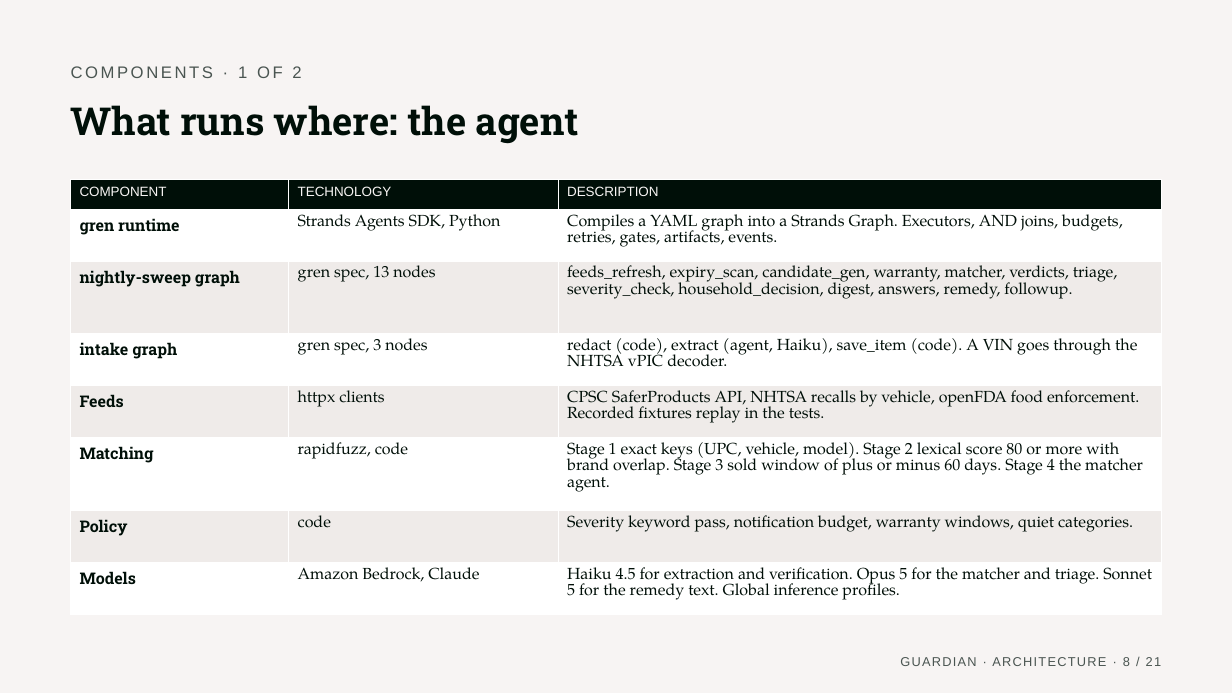
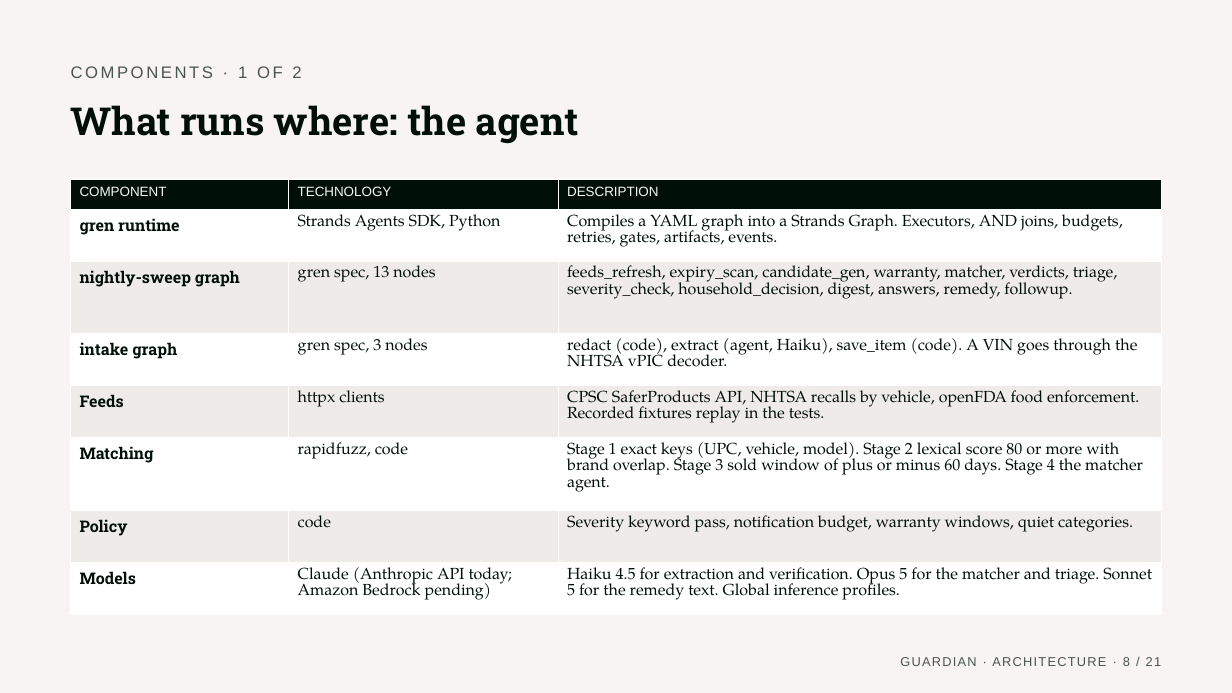
Before and after one commit to KrishGup/Recall-and-Warranty-Guardian, a slide deck: slide 8 of docs/deck/Guardian-Architecture.pptx. Drawn at 1232x693 pixels with LibreOffice and Linux fonts; fonts in the diff are those of the drawing. Boxes give left, top, right and bottom in pixels: in the first picture for what was removed or moved away, otherwise in the second. Text is boxed around its words. In the diff, an @@ line names an element or a change of style, - is before the commit and + after.

```diff
--- a/docs/deck/Guardian-Architecture.pptx
+++ b/docs/deck/Guardian-Architecture.pptx
@@ table at [70,179,1162,615] @@
-row 8, column 2: Amazon Bedrock, Claude
+row 8, column 2: Claude (Anthropic API today; Amazon Bedrock pending)
```
Also in this commit, not shown: 1 other slide changed, 3 other files.
